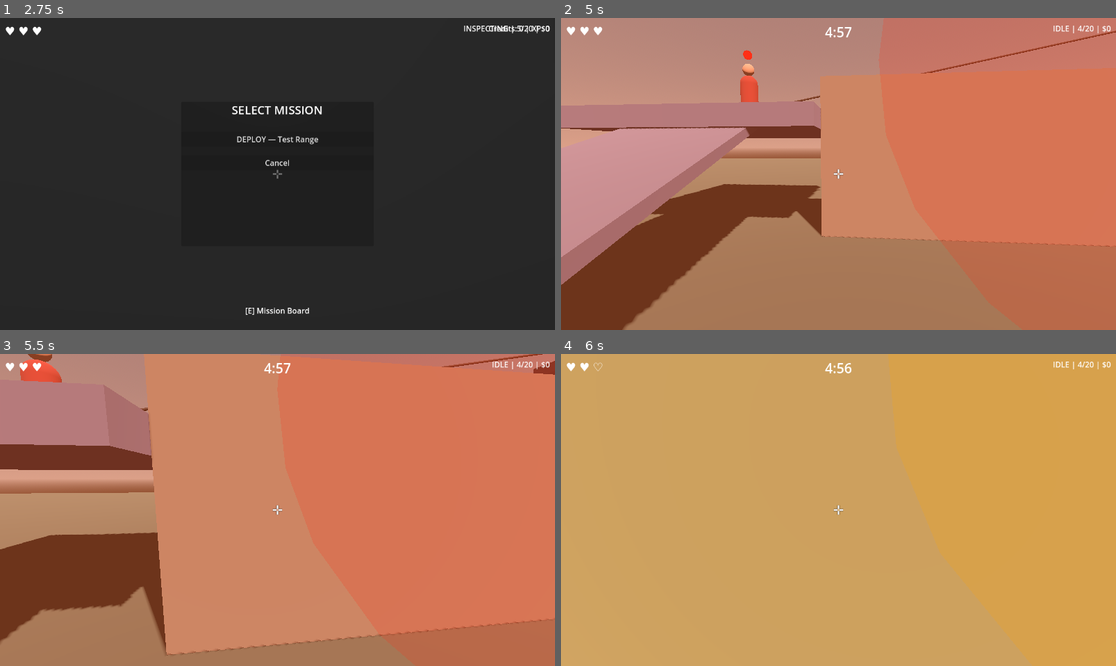
Above: before the commit, frames 1-4 (two rows, left to right).
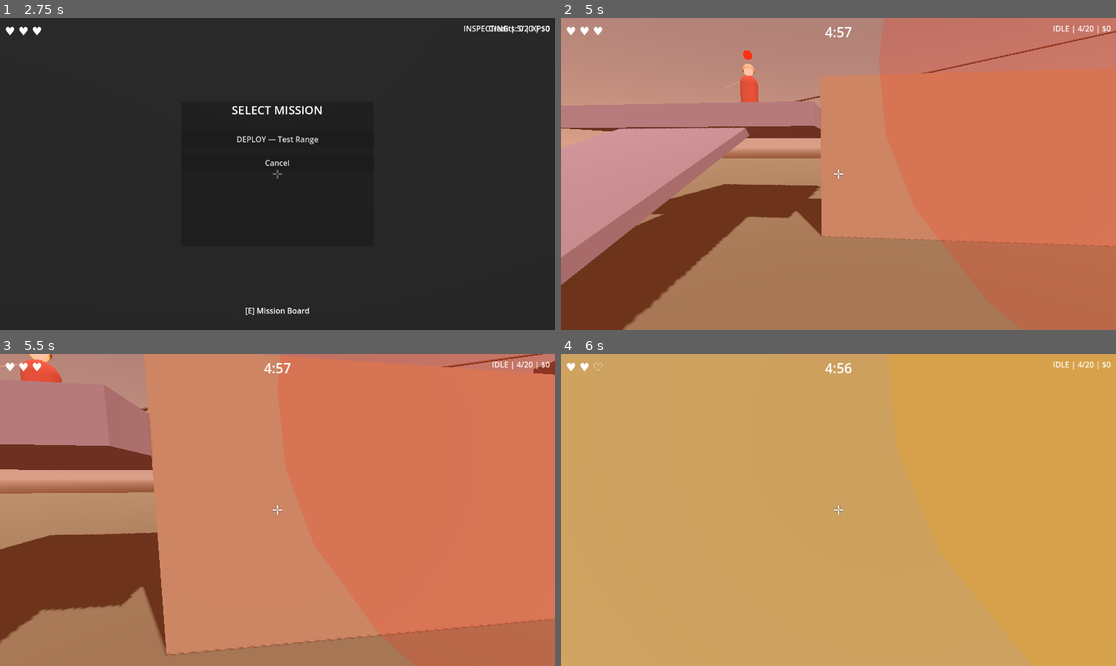
Above: after the commit, the same moments.

Repository: artemiiShabanov/UntitledSniperGame
Game: Godot game, scene res://scenes/hub/hub.tscn
The game is run twice, just before and just after one commit, with the same random seed, the same clock (stepped at 60 frames per second) and the same inputs.
Inputs (mouse positions are in pixels of both pictures, inside the frame that each line leads up to):
- Up to frame 1 (2.75 s): tap Enter at 0.5 s; move the mouse to (271, 180) at 0.52 s; hold Ctrl (crouch) 0.53-1.28 s; hold W (move_forward) from 0.53 s (still down); tap Space (jump) at 0.77, 1.52 s; move the mouse to (316, 177) at 1.27 s; tap F (inspect) at 1.35 s; move the mouse to (233, 170) at 2.02 s; tap E (interact) at 2.1 s
- Up to frame 2 (5 s): release W (move_forward) at 2.75 s; click "DEPLOY — Test Range" at 2.75 s; move the mouse to (844, 174) at 3.52 s; hold A (move_left) 3.53-4.28 s; click (844, 174) at 3.6 s; tap Space (jump) at 3.77, 4.52 s; move the mouse to (816, 167) at 4.27 s; hold W (move_forward) from 4.28 s (still down); hold Shift (sprint) from 4.28 s (still down)
- Up to frame 3 (5.5 s): keep holding W (move_forward); move the mouse to (305, 510) at 5.02 s; release Shift (sprint) at 5.03 s; right-click (305, 510) at 5.1 s; tap Space (jump) at 5.27 s
- Up to frame 4 (6 s): keep holding W (move_forward); move the mouse to (810, 510) at 5.77 s; tap T at 5.85 s

Frame 1 is identical in both runs. In frame 2, less than 0.1% of the frame differs, in the area x 28-35%, y 16-24%; in frame 3, less than 0.1%, in the area x 0-10%, y 0-5%; in frame 4, nothing differs.

Commit message:
Layer 5 step 3: scope glint and laser sight on enemies
Add scope glint (billboard Sprite3D + OmniLight3D) that pulses when
enemies are ALERT and flashes during late SUSPICIOUS state. Provides
fair warning to the player at sniper distances.

Add short laser sight beam (ImmediateMesh cross quads with alpha fade)
visible in all alert states so the player can read enemy facing direction.
Both systems are fully configurable per enemy type via export vars.

Mark 4.1 Detection System complete. Move remaining enemy types to Layer 9.

Co-Authored-By: Claude Opus 4.6 <noreply@anthropic.com>

Diff:
--- a/scripts/enemy/enemy_base.gd
+++ b/scripts/enemy/enemy_base.gd
@@ -42,6 +42,20 @@
 @export var shot_damage: float = 1.0
 @export var headshot_multiplier: float = 2.0
 
+## ── Exports: Scope Glint ───────────────────────────────────────────────────
+
+@export_group("Scope Glint")
+@export var glint_enabled: bool = true  ## Whether this enemy shows scope glint
+@export var glint_color: Color = Color(1.0, 0.95, 0.7, 1.0)  ## Warm white
+@export var glint_max_energy: float = 3.0  ## Peak OmniLight brightness
+@export var glint_pulse_speed: float = 3.0  ## Pulse oscillation speed
+@export var glint_suspicious_flash: bool = true  ## Flash during late SUSPICIOUS
+@export var glint_suspicious_threshold: float = 0.7  ## Fraction of alert_threshold
+@export var laser_enabled: bool = true  ## Short laser showing aim direction
+@export var laser_color: Color = Color(1.0, 0.1, 0.1, 0.6)  ## Red
+@export var laser_length: float = 3.0  ## Meters before full fade
+@export var laser_width: float = 0.02  ## Beam thickness
+
 ## ── Exports: Rewards ─────────────────────────────────────────────────────────
 
 @export_group("Rewards")
@@ -82,12 +96,28 @@
 var _state_indicator: MeshInstance3D
 var _state_mat: StandardMaterial3D
 
+## Scope glint
+var _glint_sprite: Sprite3D
+var _glint_light: OmniLight3D
+var _glint_material: StandardMaterial3D
+var _glint_active: bool = false
+var _glint_time: float = 0.0
+
+## Laser sight
+var _laser_mesh_instance: MeshInstance3D
+var _laser_immediate_mesh: ImmediateMesh
+var _laser_material: StandardMaterial3D
+
 
 func _ready() -> void:
 	add_to_group("enemy")
 	_find_player()
 	if show_debug:
 		_setup_debug_visuals()
+	if glint_enabled:
+		_setup_glint()
+	if laser_enabled:
+		_setup_laser()
 
 
 func _physics_process(delta: float) -> void:
@@ -102,6 +132,8 @@
 	_update_line_of_sight()
 	_update_alert_state(delta)
 	_update_combat(delta)
+	_update_glint(delta)
+	_update_laser()
 
 	if show_debug:
 		_update_debug_visuals()
@@ -340,6 +372,10 @@
 		_debug_mesh_instance.visible = false
 	if _state_indicator:
 		_state_indicator.visible = false
+	# Hide scope glint and laser
+	_set_glint_visible(false)
+	if _laser_mesh_instance:
+		_laser_mesh_instance.visible = false
 
 	# Report to RunManager
 	RunManager.record_shot_hit()
@@ -372,6 +408,163 @@
 	queue_free()
 
 
+## ── Scope Glint ─────────────────────────────────────────────────────────
+
+func _setup_glint() -> void:
+	var glint_pos := Vector3(0, 1.5, -0.2)  ## Eye height, slightly forward
+
+	# Billboard sprite — the visible glint star
+	_glint_sprite = Sprite3D.new()
+	_glint_sprite.billboard = BaseMaterial3D.BILLBOARD_ENABLED
+	_glint_sprite.cast_shadow = GeometryInstance3D.SHADOW_CASTING_SETTING_OFF
+	_glint_sprite.position = glint_pos
+	_glint_sprite.pixel_size = 0.005
+	_glint_sprite.visible = false
+
+	# Radial gradient texture (white center → transparent edge)
+	var gradient := Gradient.new()
+	gradient.set_color(0, Color.WHITE)
+	gradient.set_color(1, Color(1, 1, 1, 0))
+	var tex := GradientTexture2D.new()
+	tex.gradient = gradient
+	tex.fill = GradientTexture2D.FILL_RADIAL
+	tex.fill_from = Vector2(0.5, 0.5)
+	tex.fill_to = Vector2(0.5, 0.0)
+	tex.width = 64
+	tex.height = 64
+	_glint_sprite.texture = tex
+
+	# Additive unshaded material
+	_glint_material = StandardMaterial3D.new()
+	_glint_material.shading_mode = BaseMaterial3D.SHADING_MODE_UNSHADED
+	_glint_material.blend_mode = BaseMaterial3D.BLEND_MODE_ADD
+	_glint_material.albedo_color = glint_color
+	_glint_material.render_priority = 1
+	_glint_sprite.material_override = _glint_material
+
+	add_child(_glint_sprite)
+
+	# OmniLight — subtle local glow on enemy body
+	_glint_light = OmniLight3D.new()
+	_glint_light.position = glint_pos
+	_glint_light.omni_range = 2.0
+	_glint_light.light_color = Color(glint_color.r, glint_color.g, glint_color.b)
+	_glint_light.light_energy = 0.0
+	_glint_light.visible = false
+
+	add_child(_glint_light)
+
+
+func _update_glint(delta: float) -> void:
+	if not glint_enabled or not _glint_sprite:
+		return
+
+	var should_show := false
+
+	if not is_dead:
+		match alert_state:
+			AlertState.ALERT:
+				should_show = can_see_player
+			AlertState.SUSPICIOUS:
+				if glint_suspicious_flash and can_see_player:
+					var ratio := suspicion / alert_threshold
+					if ratio >= glint_suspicious_threshold:
+						should_show = fmod(_glint_time * 4.0, 1.0) > 0.5
+
+	_set_glint_visible(should_show)
+
+	if should_show:
+		_glint_time += delta
+		var pulse := 0.5 + 0.5 * sin(_glint_time * glint_pulse_speed * TAU)
+		_glint_material.albedo_color = glint_color * (0.5 + pulse * 0.5)
+		_glint_light.light_energy = glint_max_energy * pulse
+	else:
+		_glint_time = 0.0
+
+
+func _set_glint_visible(vis: bool) -> void:
+	if _glint_active == vis:
+		return
+	_glint_active = vis
+	if _glint_sprite:
+		_glint_sprite.visible = vis
+	if _glint_light:
+		_glint_light.visible = vis
+
+
+## ── Laser Sight ─────────────────────────────────────────────────────────
+
+func _setup_laser() -> void:
+	_laser_immediate_mesh = ImmediateMesh.new()
+	_laser_mesh_instance = MeshInstance3D.new()
+	_laser_mesh_instance.mesh = _laser_immediate_mesh
+	_laser_mesh_instance.cast_shadow = GeometryInstance3D.SHADOW_CASTING_SETTING_OFF
+	_laser_mesh_instance.visible = false
+
+	_laser_material = StandardMaterial3D.new()
+	_laser_material.shading_mode = BaseMaterial3D.SHADING_MODE_UNSHADED
+	_laser_material.transparency = BaseMaterial3D.TRANSPARENCY_ALPHA
+	_laser_material.blend_mode = BaseMaterial3D.BLEND_MODE_ADD
+	_laser_material.cull_mode = BaseMaterial3D.CULL_DISABLED
+	_laser_material.vertex_color_use_as_albedo = true
+	_laser_material.no_depth_test = false
+
+	add_child(_laser_mesh_instance)
+
+
+func _update_laser() -> void:
+	if not laser_enabled or not _laser_immediate_mesh:
+		return
+
+	var should_show := not is_dead
+	_laser_mesh_instance.visible = should_show
+
+	if not should_show:
+		_laser_immediate_mesh.clear_surfaces()
+		return
+
+	# Build two crossing quads along the forward direction for visibility from any angle
+	var eye := Vector3(0, 1.5, -0.2)
+	var forward := -global_basis.z
+	var end := eye + forward * laser_length
+	var hw := laser_width * 0.5  ## Half width
+
+	# Two perpendicular offsets for the cross shape
+	var up := Vector3(0, hw, 0)
+	var right := global_basis.x.normalized() * hw
+
+	var color_start := laser_color
+	var color_end := Color(laser_color.r, laser_color.g, laser_color.b, 0.0)
+
+	_laser_immediate_mesh.clear_surfaces()
+	_laser_immediate_mesh.surface_begin(Mesh.PRIMITIVE_TRIANGLES, _laser_material)
+
+	# Quad 1 — vertical cross section
+	_draw_laser_quad(eye - up, eye + up, end + up, end - up, color_start, color_end)
+	# Quad 2 — horizontal cross section
+	_draw_laser_quad(eye - right, eye + right, end + right, end - right, color_start, color_end)
+
+	_laser_immediate_mesh.surface_end()
+
+
+func _draw_laser_quad(a: Vector3, b: Vector3, c: Vector3, d: Vector3,
+		color_start: Color, color_end: Color) -> void:
+	# Triangle 1: a, b, c
+	_laser_immediate_mesh.surface_set_color(color_start)
+	_laser_immediate_mesh.surface_add_vertex(a)
+	_laser_immediate_mesh.surface_set_color(color_start)
+	_laser_immediate_mesh.surface_add_vertex(b)
+	_laser_immediate_mesh.surface_set_color(color_end)
+	_laser_immediate_mesh.surface_add_vertex(c)
+	# Triangle 2: a, c, d
+	_laser_immediate_mesh.surface_set_color(color_start)
+	_laser_immediate_mesh.surface_add_vertex(a)
+	_laser_immediate_mesh.surface_set_color(color_end)
+	_laser_immediate_mesh.surface_add_vertex(c)
+	_laser_immediate_mesh.surface_set_color(color_end)
+	_laser_immediate_mesh.surface_add_vertex(d)
+
+
 ## ── Debug Visualization ──────────────────────────────────────────────────────
 
 const STATE_COLORS := {
Not shown, changed: PLAN.md
